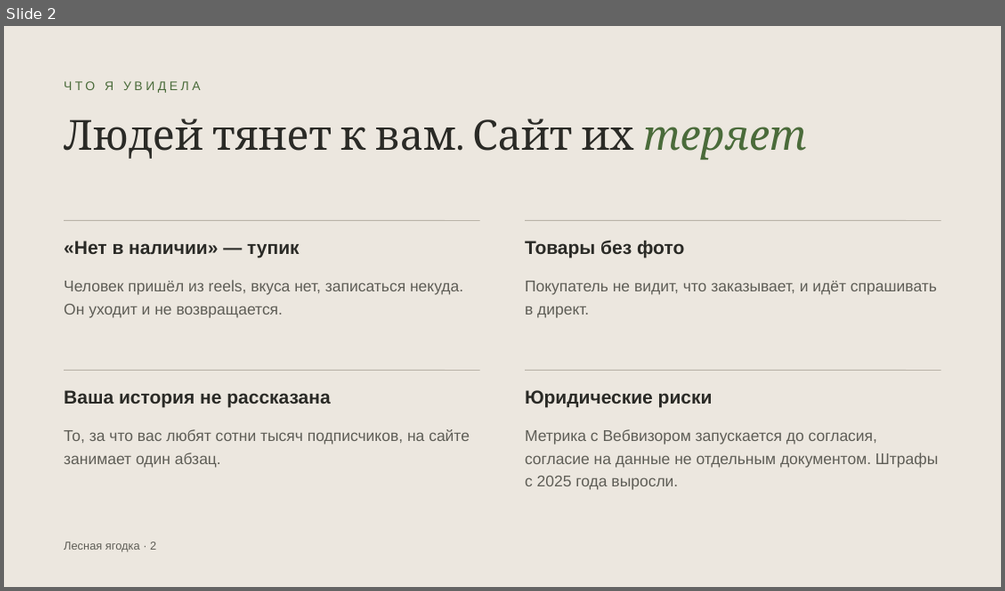
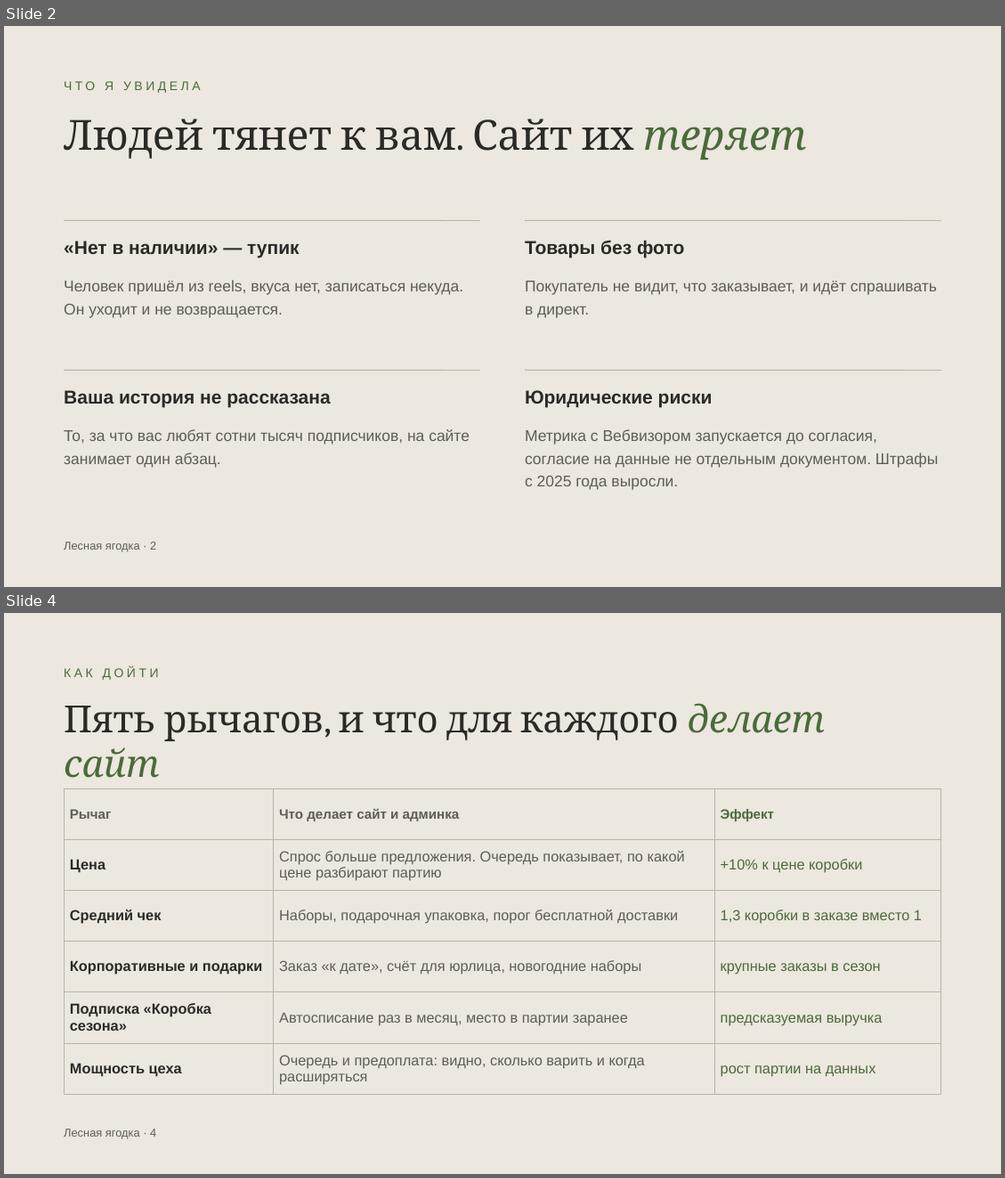
Before and after one commit to ellischment/svoya_ferma, a slide deck: docs/preview/lesnaya-yagodka-predlozhenie.pptx. Shown one above the other, each under a label of ours: slide 2 before the commit, slides 2 and 4 after it; the slides between them are not shown. The pictures are 1005x591 and 1005x1178 pixels, drawn with LibreOffice and Linux fonts; fonts in the diff are those of the drawing. Boxes give left, top, right and bottom in pixels: in the first picture for what was removed or moved away, otherwise in the second. Text is boxed around its words. In the diff, an @@ line names an element or a change of style, - is before the commit and + after.

```diff
--- a/docs/preview/lesnaya-yagodka-predlozhenie.pptx
+++ b/docs/preview/lesnaya-yagodka-predlozhenie.pptx
@@ slide 4 added at (x1=4, y1=613, x2=1001, y2=1174), background #ECE7DF @@
@@ text added at (x1=64, y1=667, x2=159, y2=680), 12 pt, text #4A6B3A @@
+КАК ДОЙТИ
@@ text added at (x1=64, y1=703, x2=825, y2=778), 36 pt, text #2A2A26 @@
+Пять рычагов, и что для каждого делает сайт
@@ table added at (x1=64, y1=788, x2=941, y2=1088), 6 rows, 3 columns @@
+Рычаг | Что делает сайт и админка | Эффект
+Цена | Спрос больше предложения. Очередь показывает, по какой цене разбирают партию | +10% к цене коробки
+Средний чек | Наборы, подарочная упаковка, порог бесплатной доставки | 1,3 коробки в заказе вместо 1
+Корпоративные и подарки | Заказ «к дате», счёт для юрлица, новогодние наборы | крупные заказы в сезон
+Подписка «Коробка сезона» | Автосписание раз в месяц, место в партии заранее | предсказуемая выручка
+Мощность цеха | Очередь и предоплата: видно, сколько варить и когда расширяться | рост партии на данных
@@ text added at (x1=64, y1=1128, x2=156, y2=1139), 11 pt, text #5E5D56 @@
+Лесная ягодка · 4
```
Also in this commit, not shown: 9 slides changed, 2 other slides added, 1 slide removed.
